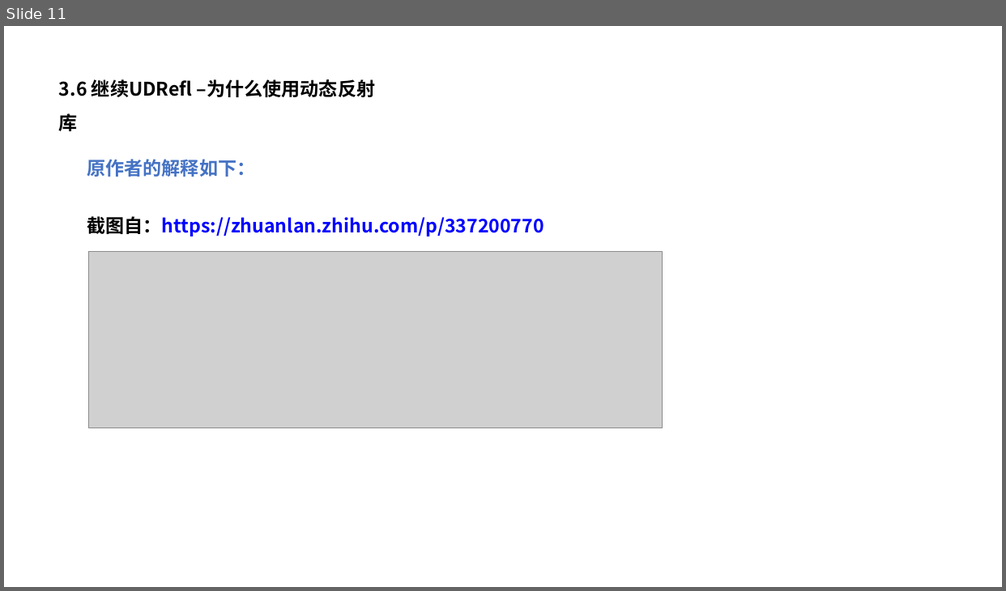
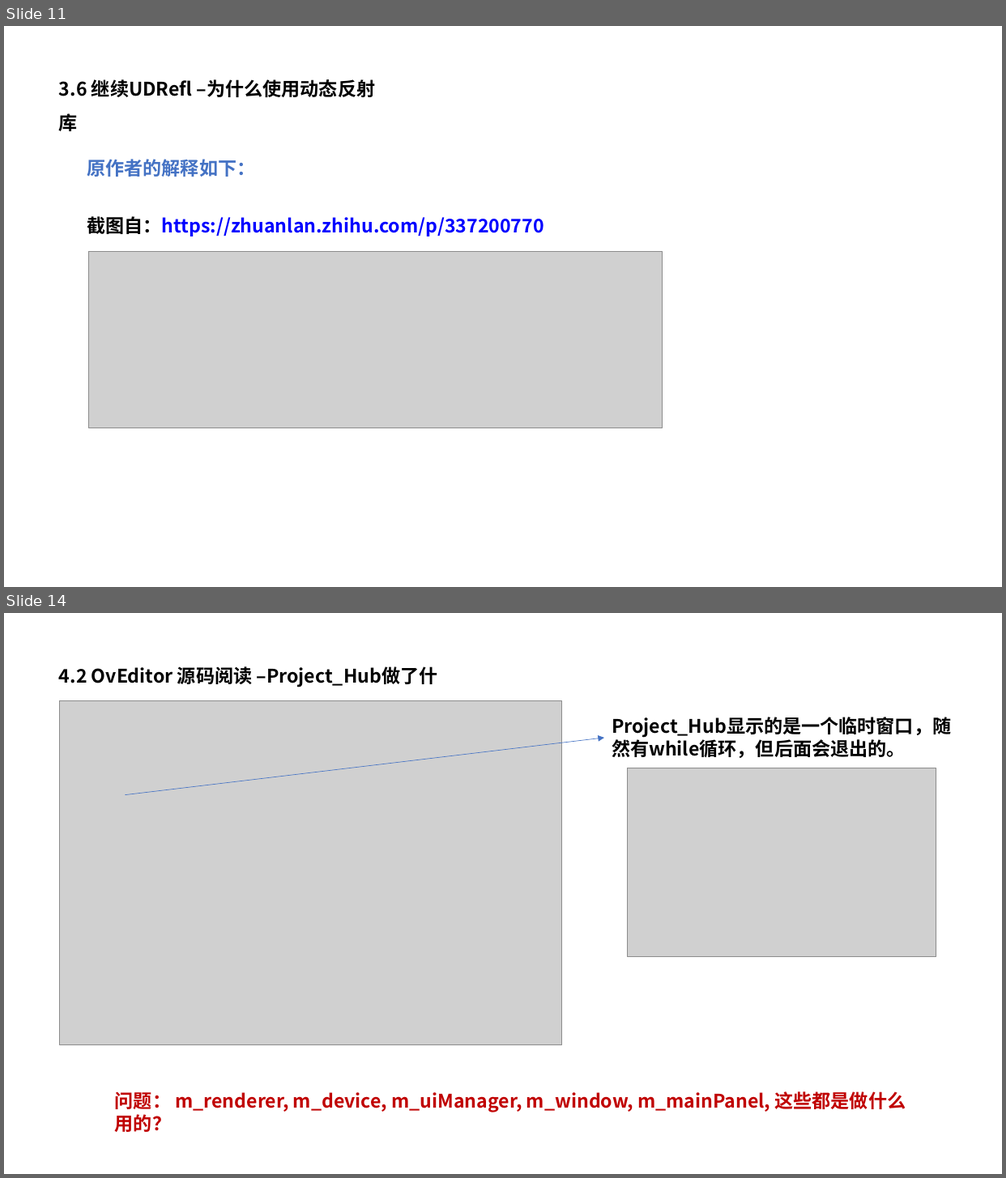
Before and after one commit to pczpcz/GAME102Learning, a slide deck: note/05 C++/静态反射库USRefl与imgui的界面绑定.pptx. Shown one above the other, each under a label of ours: slide 11 before the commit, slides 11 and 14 after it; the slides between them are not shown. The pictures are 1006x591 and 1006x1178 pixels, drawn with LibreOffice and Linux fonts; fonts in the diff are those of the drawing; grey boxes stand for pictures. Boxes give left, top, right and bottom in pixels: in the first picture for what was removed or moved away, otherwise in the second. Text is boxed around its words. In the diff, an @@ line names an element or a change of style, - is before the commit and + after.

```diff
--- a/note/05 C++/静态反射库USRefl与imgui的界面绑定.pptx
+++ b/note/05 C++/静态反射库USRefl与imgui的界面绑定.pptx
@@ slide 14 added at box(4, 613, 1002, 1174), background #FFFFFF @@
@@ text added at box(59, 666, 438, 688), 18 pt, text #000000, bold @@
+4.2 OvEditor 源码阅读 –Project_Hub做了什么
@@ picture added at box(59, 701, 562, 1045) @@
@@ text added at box(612, 717, 951, 758), 18 pt, text #000000, bold @@
+Project_Hub显示的是一个临时窗口，随然有while循环，但后面会退出的。
@@ arrow added from (126, 795) to (604, 738), #4472C4 0.5 pt @@
@@ picture added at box(628, 768, 936, 956) @@
@@ text added at box(115, 1092, 906, 1113), 18 pt, text #C00000, bold @@
+问题： m_renderer, m_device, m_uiManager, m_window, m_mainPanel, 这些都是做什么用的？
```
Also in this commit, not shown: 1 slide changed, 21 other slides added.
